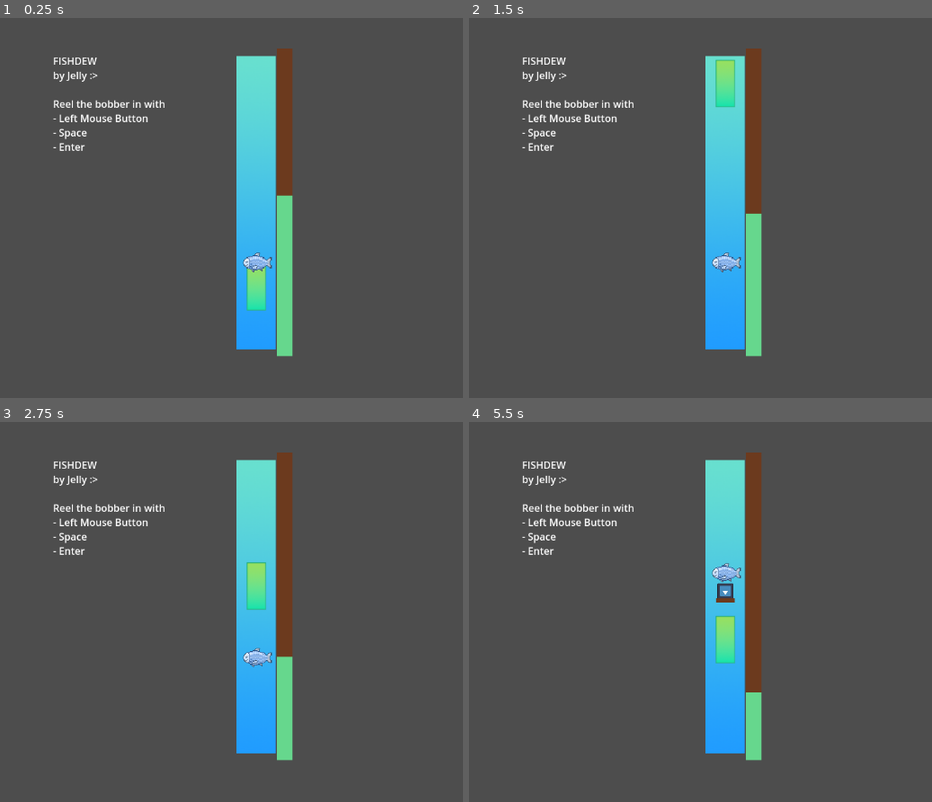
Above: before the commit, frames 1-4 (two rows, left to right).
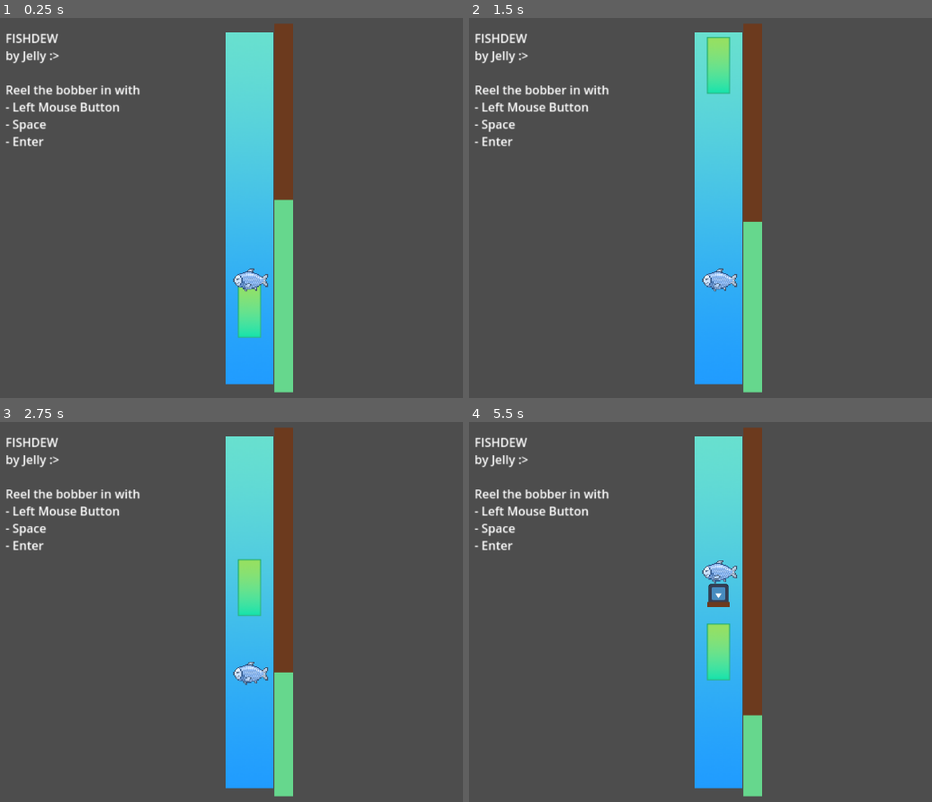
Above: after the commit, the same moments.

Repository: Anjellyrika/fishdew
Game: Godot game, scene res://src/main_level.tscn
Same seed, same stepped clock (60 frames per second), same inputs: the game is played once before the commit and once after it. The engine's default icon, where the game draws it, is replaced by a stand-in: a white triangle on a blue panel in a dark square.
Inputs (mouse positions are in pixels of both pictures, inside the frame that each line leads up to):
- Up to frame 1 (0.25 s): no input
- Up to frame 2 (1.5 s): tap Enter at 0.5, 0.6 s; move the mouse to (885, 59) at 0.52 s; hold Space (up) from 0.53 s (still down); click (885, 59) at 0.67 s; move the mouse to (575, 227) at 1.27 s; tap F at 1.35 s
- Up to frame 3 (2.75 s): move the mouse to (319, 524) at 2.02 s; release Space (up) at 2.03 s; tap Enter at 2.1 s
- Up to frame 4 (5.5 s): move the mouse to (681, 691) at 2.77 s; hold Space (up) 2.78-4.28 s; tap F at 2.85, 4.35 s; click (681, 691) at 2.92 s; move the mouse to (outside the picture) at 3.52 s; tap Enter at 3.6, 5.1 s; move the mouse to (501, 551) at 4.27 s; tap Space (up) at 4.52 s; move the mouse to (756, 612) at 5.02 s; hold Space (up) from 5.03 s (still down); click (756, 612) at 5.17 s

The runs differ from the first frame. In frame 1, 8.2% of the frame differs, in the area x 1-64%, y 1-99%; in frame 2, 8.2%; in frame 3, 8.1%; in frame 4, 8.6%.

Commit message:
feat: add Camera node

Diff:
--- a/src/main_level.tscn
+++ b/src/main_level.tscn
@@ -82,6 +82,10 @@
 offset_bottom = 108.0
 script = ExtResource("6_rcakc")
 
+[node name="Camera2D" type="Camera2D" parent="."]
+position = Vector2(587, 315)
+zoom = Vector2(1.2, 1.2)
+
 [connection signal="body_entered" from="Fish" to="Fish" method="_on_body_entered"]
 [connection signal="body_exited" from="Fish" to="Fish" method="_on_body_exited"]
 [connection signal="Lose" from="Control/ProgressBar" to="Control/Outcome" method="_on_progress_bar_lose"]
